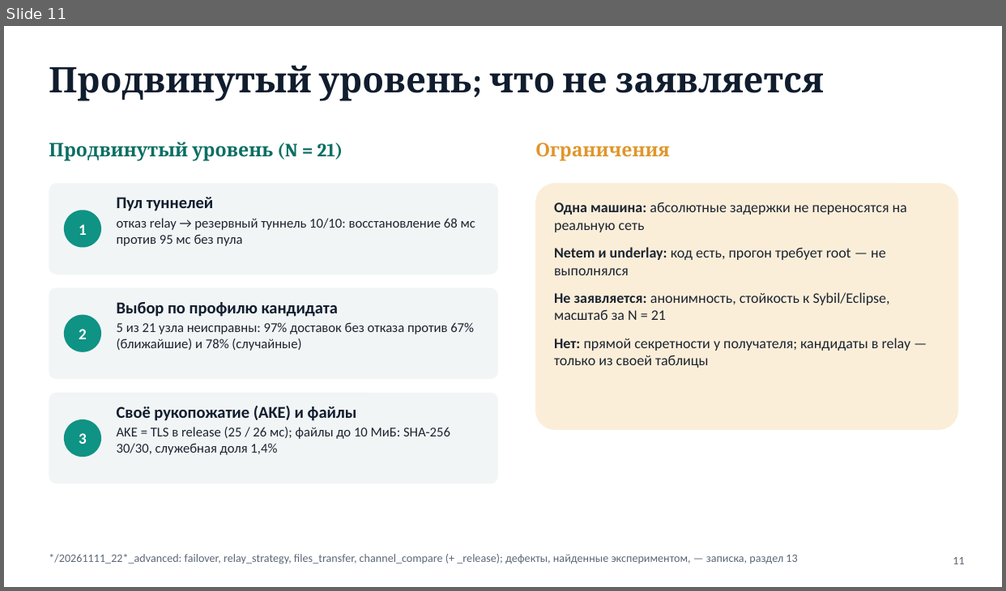
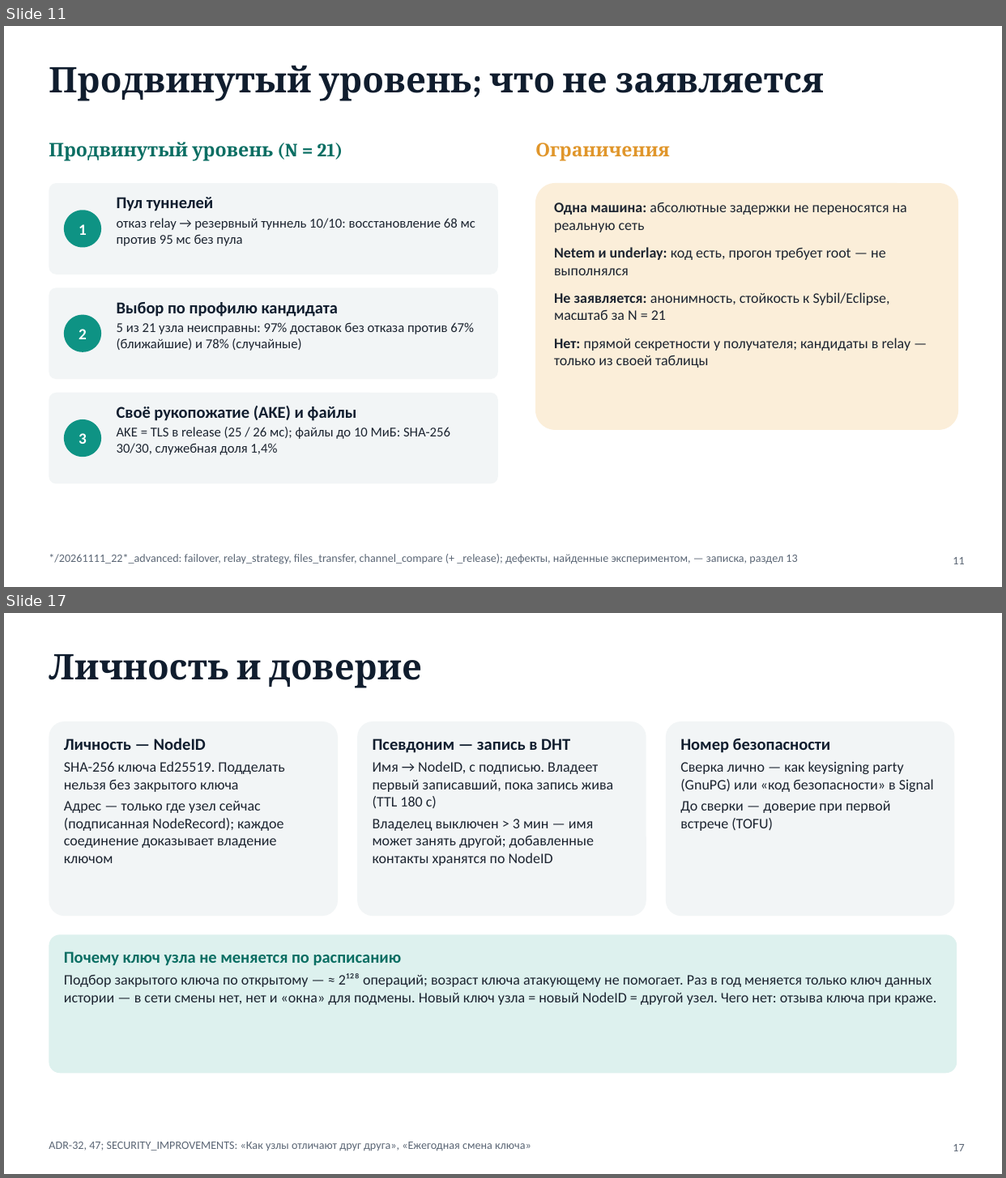
Before and after one commit to MordVamp/secure-p2p-overlay, a slide deck: docs/defense/Presentation.pptx. Shown one above the other, each under a label of ours: slide 11 before the commit, slides 11 and 17 after it; the slides between them are not shown. The pictures are 1006x591 and 1006x1178 pixels, drawn with LibreOffice and Linux fonts; fonts in the diff are those of the drawing. Boxes give left, top, right and bottom in pixels: in the first picture for what was removed or moved away, otherwise in the second. Text is boxed around its words. In the diff, an @@ line names an element or a change of style, - is before the commit and + after.

Commit message:
security+docs: DHT-квота по объёму (ADR-49); материалы к защите; CI-эмулятор
- DHT-хранилище: доля публикатора 1/16 объёма (2 из 32 МиБ) и 1/4 записей; сверх доли
  вытесняются его же давно не нужные записи, при переполнении — истёкшие, затем самого
  крупного публикатора; отказ — только откат версии и запись больше доли.
- Презентация 12 → 20 слайдов, Doklad.md из заметок, Theory.md §9–16,
  Defense_Guide.md — показ на ПК и телефоне, вопросы.
- SECURITY_IMPROVEMENTS: смена ключа и подмена, почему ключ узла не меняют, минусы ML-KEM.
- CI: эмулятор с запасом ресурсов, отчёт тестов и logcat при отказе.

```diff
--- a/docs/defense/Presentation.pptx
+++ b/docs/defense/Presentation.pptx
@@ slide 17 added at bbox=[4, 613, 1002, 1174], background #FFFFFF @@
@@ title added at bbox=[49, 654, 422, 688], 34 pt, text #101D2E, bold @@
+Личность и доверие
@@ rounded rectangle added at bbox=[49, 722, 338, 916], fill #F2F5F6 @@
@@ rounded rectangle added at bbox=[357, 722, 646, 916], fill #F2F5F6 @@
@@ rounded rectangle added at bbox=[666, 722, 955, 916], fill #F2F5F6 @@
@@ text added at bbox=[64, 738, 284, 863], 14 pt, text #1C2430 @@
+Личность — NodeID
+SHA-256 ключа Ed25519. Подделать нельзя без закрытого ключа
+Адрес — только где узел сейчас (подписанная NodeRecord); каждое соединение доказывает владение ключом
@@ text added at bbox=[373, 739, 613, 866], 14 pt, text #1C2430 @@
+Псевдоним — запись в DHT
+Имя → NodeID, с подписью. Владеет первый записавший, пока запись жива (TTL 180 с)
+Владелец выключен > 3 мин — имя может занять другой; добавленные контакты хранятся по NodeID
@@ text added at bbox=[680, 739, 934, 831], 14 pt, text #1C2430 @@
+Номер безопасности
+Сверка лично — как keysigning party (GnuPG) или «код безопасности» в Signal
+До сверки — доверие при первой встрече (TOFU)
@@ rounded rectangle added at bbox=[49, 935, 957, 1073], fill #DDF1EE @@
@@ text added at bbox=[64, 952, 936, 1005], 14 pt, text #1C2430 @@
+Почему ключ узла не меняется по расписанию
+Подбор закрытого ключа по открытому — ≈ 2¹²⁸ операций; возраст ключа атакующему не помогает. Раз в год меняется только ключ данных истории — в сети смены нет, нет и «окна» для подмены. Новый ключ узла = новый NodeID = другой узел. Чего нет: отзыва ключа при краже.
@@ text added at bbox=[49, 1142, 531, 1152], 11 pt, text #5B6675 @@
+ADR-32, 47; SECURITY_IMPROVEMENTS: «Как узлы отличают друг друга», «Ежегодная смена ключа»
@@ text added at bbox=[953, 1144, 964, 1152], 11 pt, text #5B6675 @@
+17
```
Also in this commit, not shown: 1 slide changed, 7 other slides added, 28 other files.
